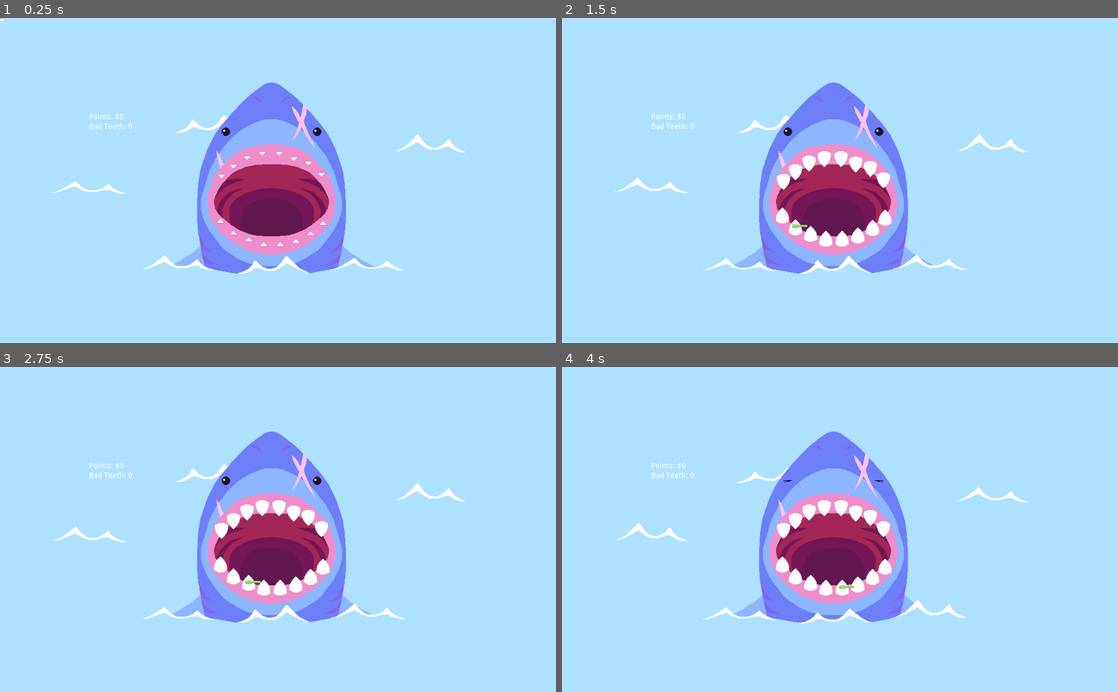
Above: before the commit, frames 1-4 (two rows, left to right).
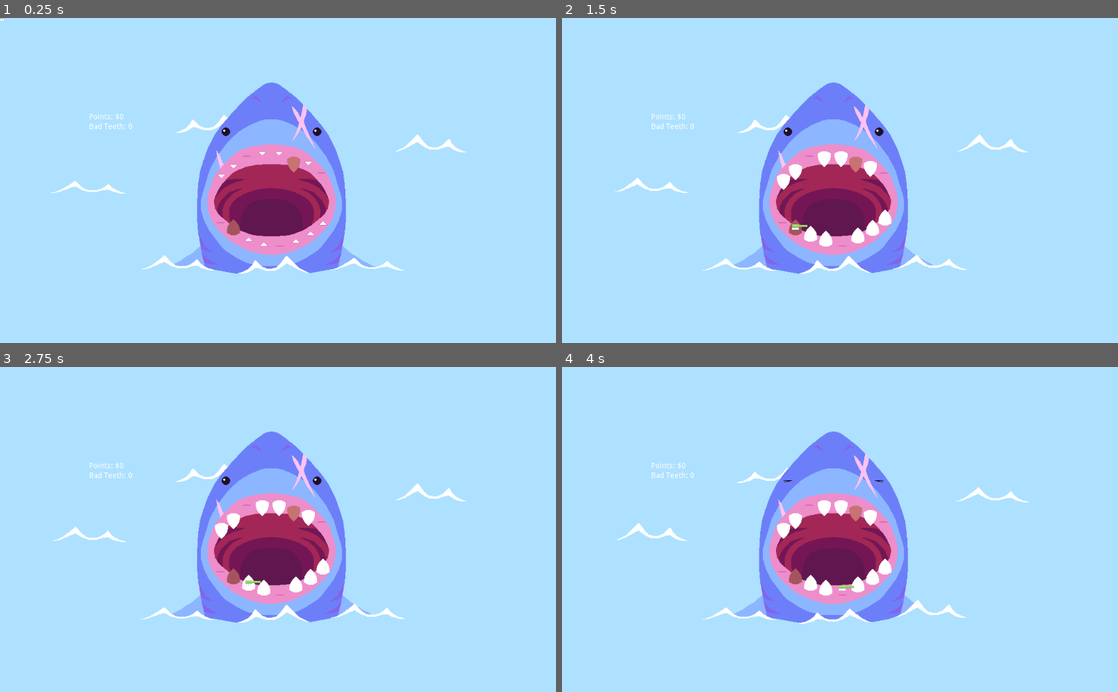
Above: after the commit, the same moments.

Repository: dojeda1/SharkTooth
Game: Godot game, scene res://Scenes/World.tscn
Two runs of this game, one before a commit and one after it. Both use one fixed random seed, a clock stepped at 60 frames per second and the inputs below.
Inputs (mouse positions are in pixels of both pictures, inside the frame that each line leads up to):
- Up to frame 1 (0.25 s): no input
- Up to frame 2 (1.5 s): move the mouse to (784, 216) at 0.52 s; click (784, 216) at 0.6 s; move the mouse to (795, 226) at 1.27 s; click (795, 226) at 1.35 s
- Up to frame 3 (2.75 s): move the mouse to (250, 584) at 2.02 s; click (250, 584) at 2.1 s
- Up to frame 4 (4 s): move the mouse to (823, 588) at 2.77 s; click (823, 588) at 2.85 s; move the mouse to (840, 588) at 3.52 s; click (840, 588) at 3.6 s

The runs differ from the first frame. In frame 1, 0.2% of the frame differs, in the area x 39-59%, y 42-71%; in frame 2, 0.5%; in frame 3, 0.5%, in the area x 38-59%, y 42-71%; in frame 4, 0.5%.

Commit message:
delays available for tooth.

Diff:
--- a/Scenes/Shark.tscn
+++ b/Scenes/Shark.tscn
@@ -423,9 +423,11 @@
 
 [node name="Tooth" parent="Body/Teeth" instance=ExtResource( 4 )]
 position = Vector2( -94, 66 )
+delay = 60
 
 [node name="Tooth2" parent="Body/Teeth" instance=ExtResource( 4 )]
 position = Vector2( -70, 88 )
+state = "dirty_2"
 
 [node name="Tooth3" parent="Body/Teeth" instance=ExtResource( 4 )]
 position = Vector2( -42, 100 )
@@ -435,6 +437,7 @@
 
 [node name="Tooth5" parent="Body/Teeth" instance=ExtResource( 4 )]
 position = Vector2( 16, 109 )
+delay = 30
 
 [node name="Tooth6" parent="Body/Teeth" instance=ExtResource( 4 )]
 position = Vector2( 45, 103 )
@@ -456,6 +459,7 @@
 [node name="Tooth11" parent="Body/Teeth" instance=ExtResource( 4 )]
 position = Vector2( -45, -31 )
 scale = Vector2( 1, -1 )
+delay = 15
 
 [node name="Tooth12" parent="Body/Teeth" instance=ExtResource( 4 )]
 position = Vector2( -17, -39 )
@@ -468,6 +472,7 @@
 [node name="Tooth14" parent="Body/Teeth" instance=ExtResource( 4 )]
 position = Vector2( 41, -29 )
 scale = Vector2( 1, -1 )
+state = "dirty_1"
 
 [node name="Tooth15" parent="Body/Teeth" instance=ExtResource( 4 )]
 position = Vector2( 68, -21 )
@@ -476,6 +481,7 @@
 [node name="Tooth16" parent="Body/Teeth" instance=ExtResource( 4 )]
 position = Vector2( 92, 0 )
 scale = Vector2( 1, -1 )
+delay = 45
 
 [node name="Waves" type="Node2D" parent="."]
 position = Vector2( 0, -320 )
--- a/Scenes/Tooth.tscn
+++ b/Scenes/Tooth.tscn
@@ -255,12 +255,15 @@
 wait_time = 0.4
 one_shot = true
 
-[node name="PullTImer" type="Timer" parent="Timers"]
-unique_name_in_owner = true
-wait_time = 0.8
+[node name="PullTimer" type="Timer" parent="Timers"]
+unique_name_in_owner = true
 one_shot = true
 
 [node name="InitRotTimer" type="Timer" parent="Timers"]
+unique_name_in_owner = true
+one_shot = true
+
+[node name="DelayTimer" type="Timer" parent="Timers"]
 unique_name_in_owner = true
 one_shot = true
 
@@ -268,5 +271,6 @@
 [connection signal="mouse_exited" from="." to="." method="_on_Tooth_mouse_exited"]
 [connection signal="timeout" from="Timers/RotTimer" to="." method="_on_RotTimer_timeout"]
 [connection signal="timeout" from="Timers/BrushTimer" to="." method="_on_BrushTimer_timeout"]
-[connection signal="timeout" from="Timers/PullTImer" to="." method="_on_PullTImer_timeout"]
+[connection signal="timeout" from="Timers/PullTimer" to="." method="_on_PullTImer_timeout"]
 [connection signal="timeout" from="Timers/InitRotTimer" to="." method="_on_InitRotTimer_timeout"]
+[connection signal="timeout" from="Timers/DelayTimer" to="." method="_on_DelayTimer_timeout"]
--- a/Scenes/Wave.tscn
+++ b/Scenes/Wave.tscn
@@ -24,7 +24,6 @@
 position = Vector2( 331, 481 )
 texture = ExtResource( 1 )
 hframes = 3
-frame = 1
 script = ExtResource( 2 )
 
 [node name="AnimationPlayer" type="AnimationPlayer" parent="."]
--- a/Scripts/Tooth.gd
+++ b/Scripts/Tooth.gd
@@ -8,19 +8,30 @@
 export var is_dirty = false
 var is_active = false
 export var state = "empty"
+export var delay = 0
 
 onready var ap = $"%AnimationPlayer"
 onready var wiggle_ap = $"%WiggleAnimationPlayer"
 onready var init_rot_timer = $"%InitRotTimer"
 onready var rot_timer = $"%RotTimer"
 onready var brush_timer = $"%BrushTimer"
-onready var pull_timer = $"%PullTImer"
+onready var pull_timer = $"%PullTimer"
+onready var delay_timer = $"%DelayTimer"
 
 # Called when the node enters the scene tree for the first time.
 func _ready():
-  wiggle_ap.play("idle")
-  next_state()
-  pass # Replace with function body.
+  print(delay)
+  ap.play(state)
+  if state != 'empty':
+    init_rot_timer.wait_time = Global.rand(5, 10)
+  #  init_rot_timer.wait_time = 0.2
+    init_rot()
+  if delay > 0:
+    delay_timer.wait_time = delay
+    delay_timer.start(0)
+  else:
+    next_state()
+    pass # Replace with function body.
 
 
 # Called every frame. 'delta' is the elapsed time since the previous frame.
@@ -197,3 +208,8 @@
   next_state()
   rot_timer.start(0)
   pass # Replace with function body.
+
+
+func _on_DelayTimer_timeout():
+  next_state()
+  pass # Replace with function body.
